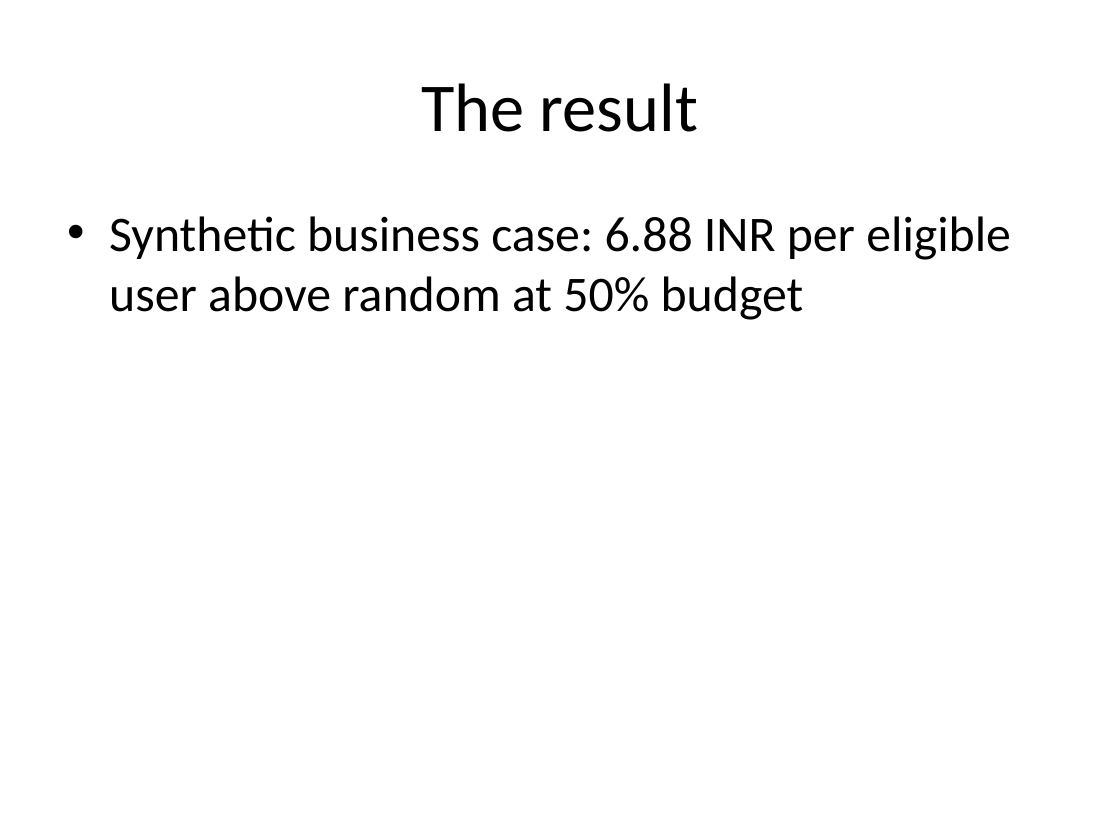
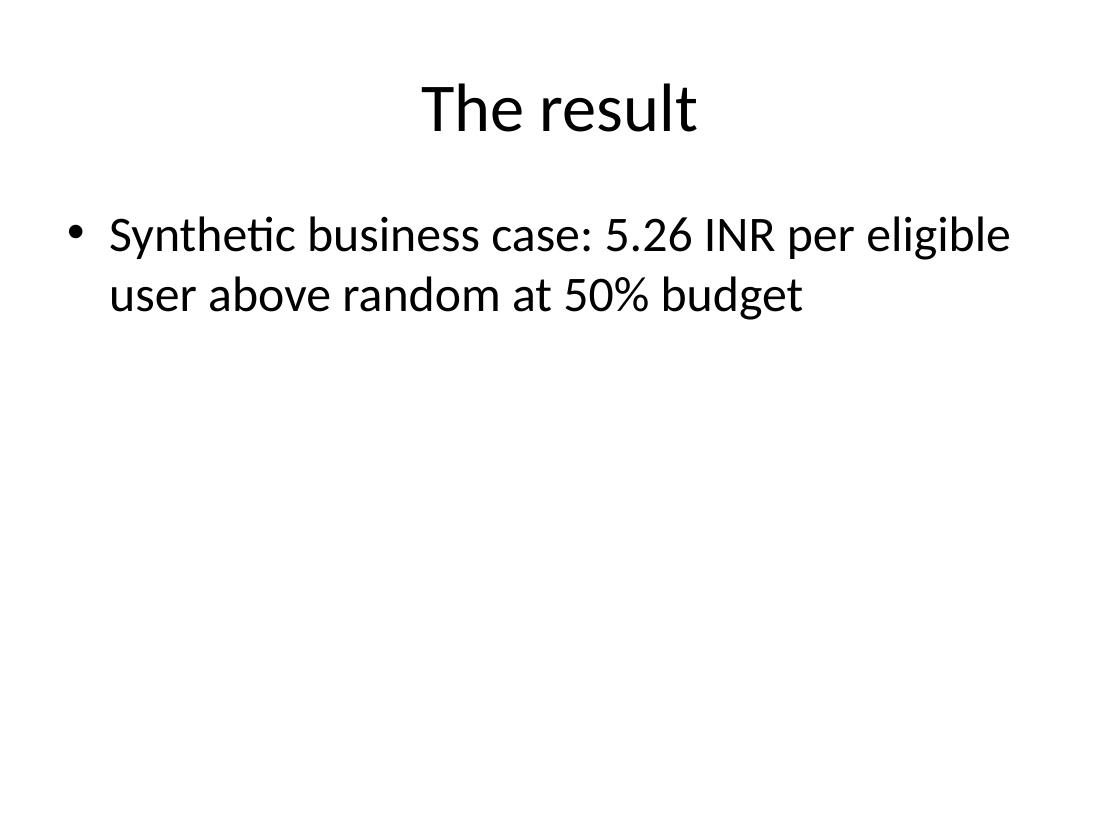
Before and after one commit to darKKnight14110/incentive-decision-engine, a slide deck: slide 4 of reports/interview_deck.pptx. Drawn at 1120x840 pixels with LibreOffice and Linux fonts; fonts in the diff are those of the drawing. Boxes give left, top, right and bottom in pixels: in the first picture for what was removed or moved away, otherwise in the second. Text is boxed around its words. In the diff, an @@ line names an element or a change of style, - is before the commit and + after.

Commit message:
stress test business case assumptions

```diff
--- a/reports/interview_deck.pptx
+++ b/reports/interview_deck.pptx
@@ text at (109,216,1011,320): text changed @@
-• Synthetic business case: 6.88 INR per eligible user above random at 50% budget
+• Synthetic business case: 5.26 INR per eligible user above random at 50% budget
```
Also in this commit, not shown: 24 other files.
